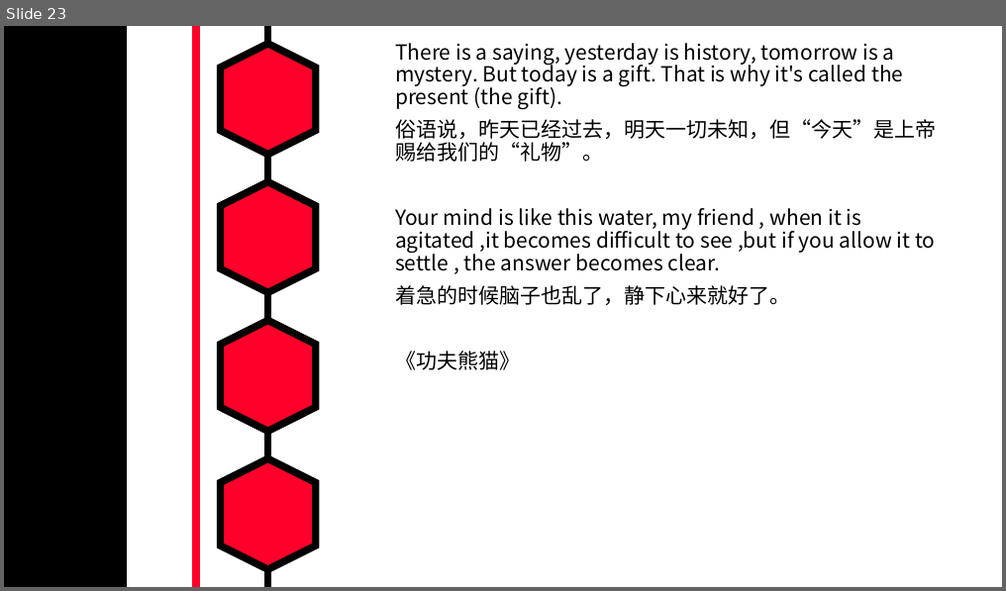
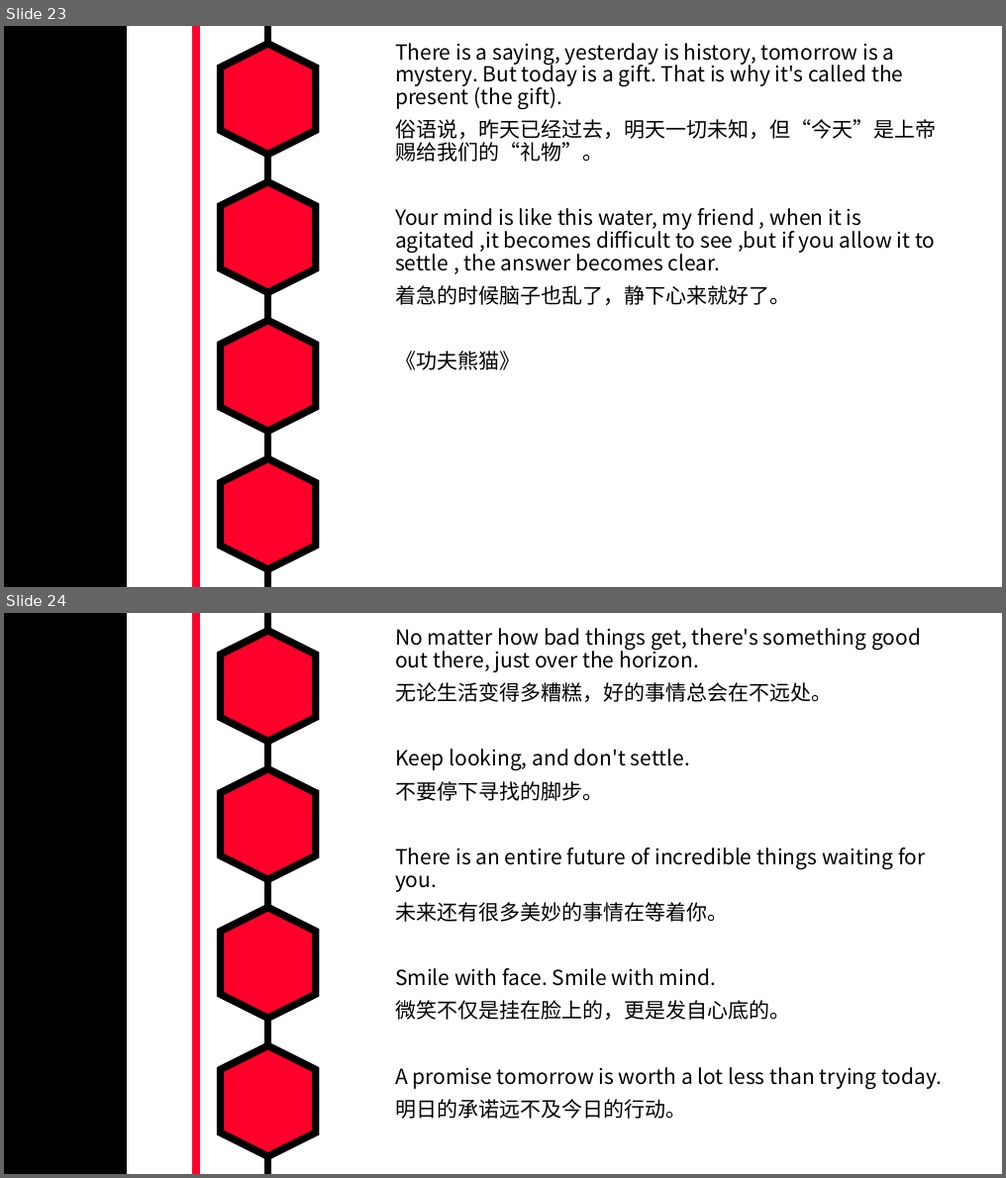
Before and after one commit to MarkShen1992/PPT-template, a slide deck: morning reading/iridescent english sentenses.pptx. Shown one above the other, each under a label of ours: slide 23 before the commit, slides 23 and 24 after it. The pictures are 1006x591 and 1006x1178 pixels, drawn with LibreOffice and Linux fonts; fonts in the diff are those of the drawing. Boxes give left, top, right and bottom in pixels: in the first picture for what was removed or moved away, otherwise in the second. Text is boxed around its words. In the diff, an @@ line names an element or a change of style, - is before the commit and + after.

```diff
--- a/morning reading/iridescent english sentenses.pptx
+++ b/morning reading/iridescent english sentenses.pptx
@@ slide 24 added at (4, 613, 1002, 1174), background #FFFFFF; not listed: 7 template elements that a slide beside it also shows @@
@@ text added at (395, 628, 942, 1119), 20 pt, text #000000 @@
+No matter how bad things get, there's something good out there, just over the horizon.
+无论生活变得多糟糕，好的事情总会在不远处。
+Keep looking, and don't settle.
+不要停下寻找的脚步。
+There is an entire future of incredible things waiting for you.
+未来还有很多美妙的事情在等着你。
+Smile with face. Smile with mind.
+微笑不仅是挂在脸上的，更是发自心底的。
+A promise tomorrow is worth a lot less than trying today.
+明日的承诺远不及今日的行动。
```
Also in this commit, not shown: 1 other slide added.
